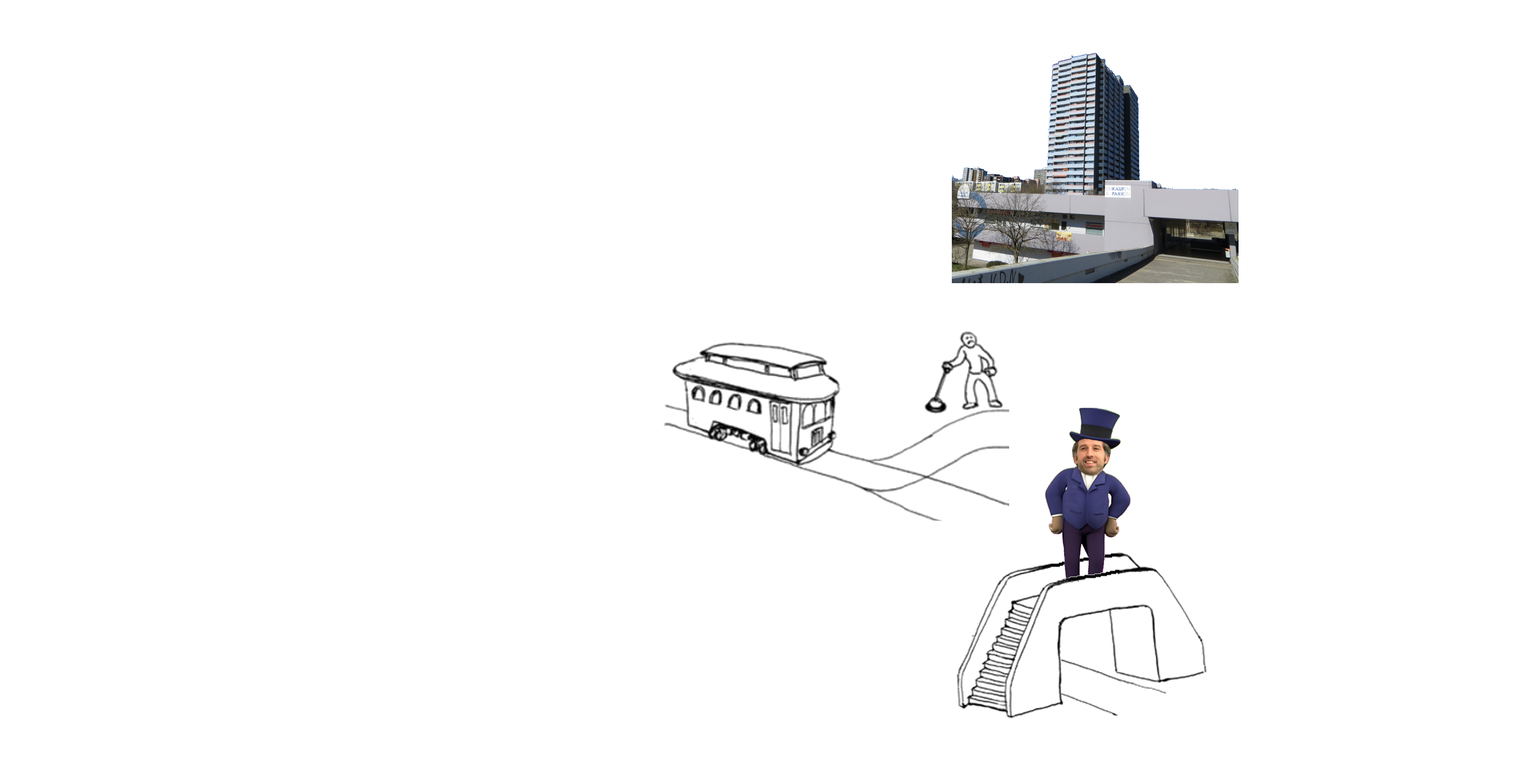
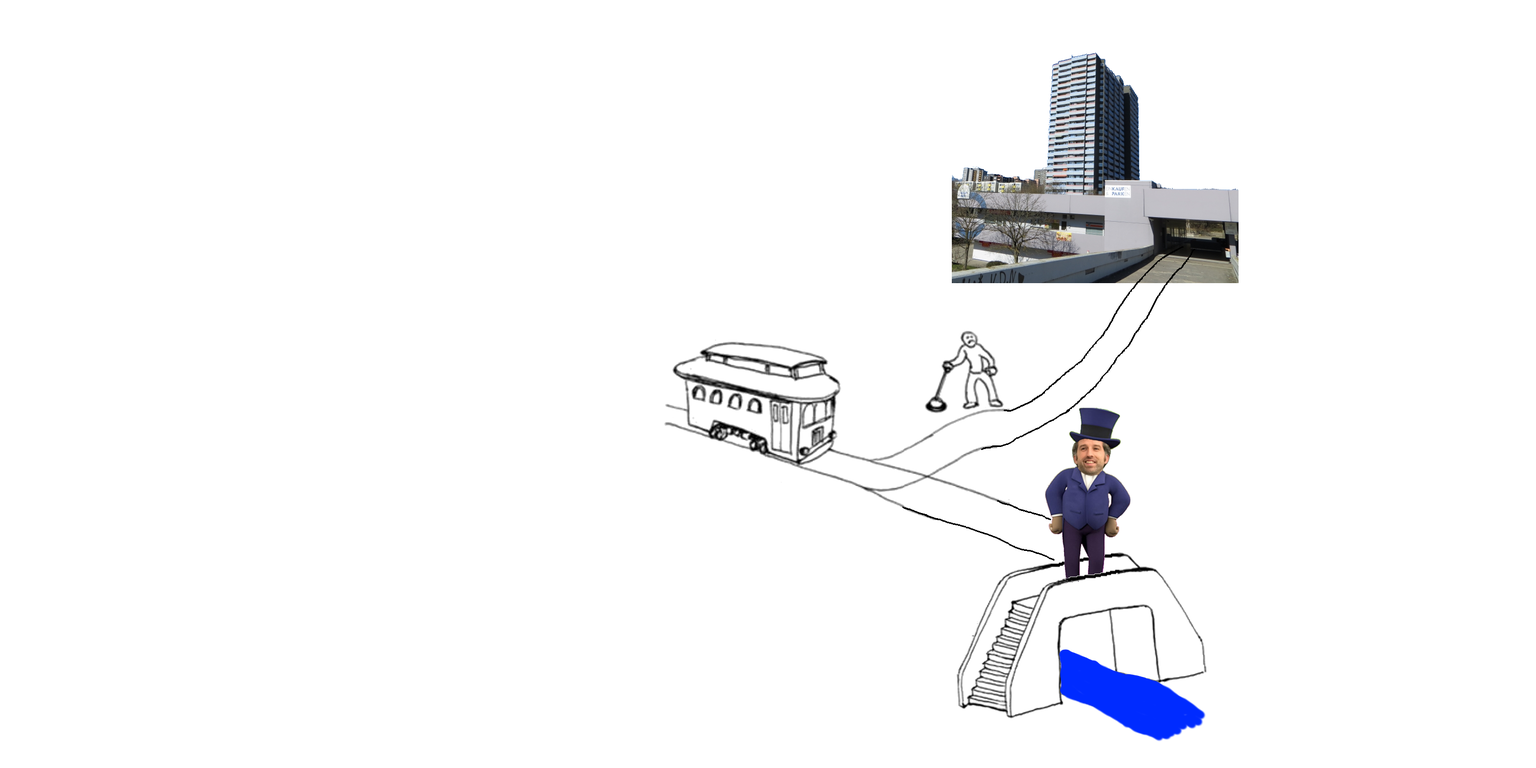
Layers edited between the first and the second 1536 × 768 image:
added layer "trax" above "brigde" over [902, 246, 1196, 561]
painted on "brigde" over [1058, 649, 1207, 742]
painted on "trolley" over [664, 330, 1010, 521]
painted on "who" over [663, 331, 1010, 521]
